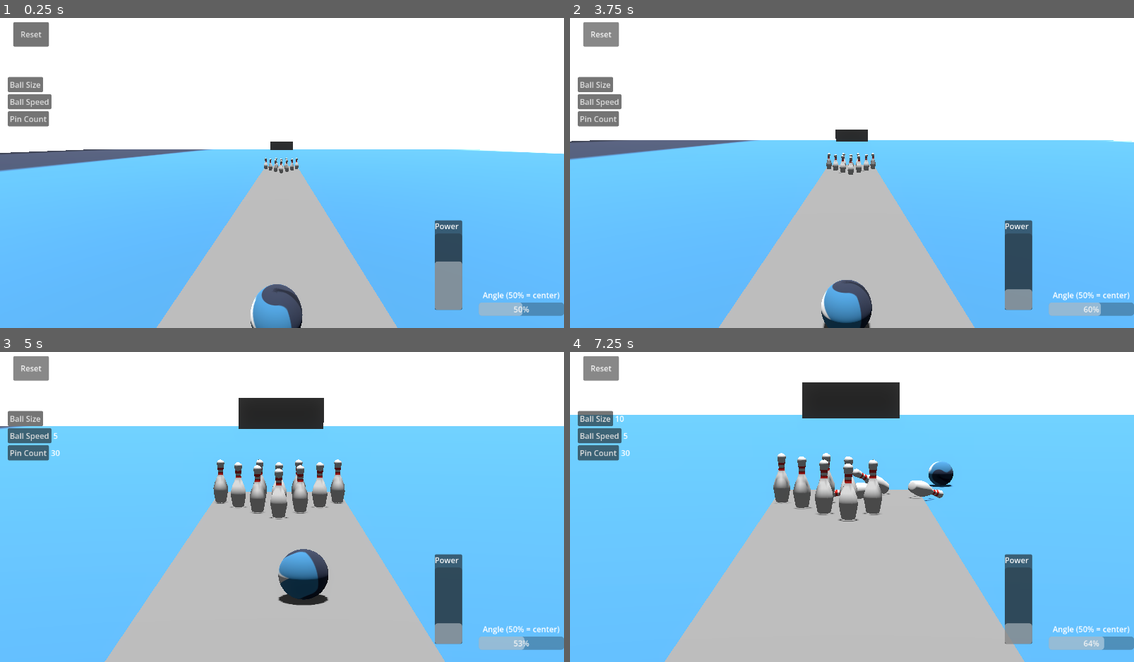
Above: before the commit, frames 1-4 (two rows, left to right).
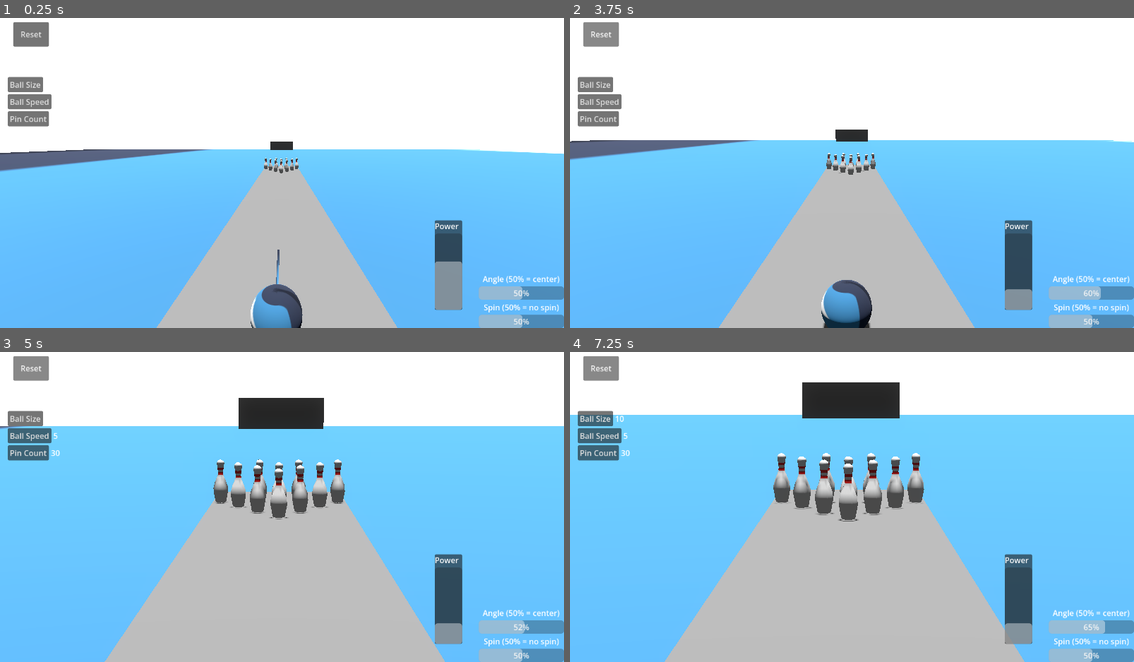
Above: after the commit, the same moments.

Repository: twincannon/RogueBowl
Game: Godot game, scene res://scenes/main.tscn
Same seed, same stepped clock (60 frames per second), same inputs: the game is played once before the commit and once after it. The engine's default icon, where the game draws it, is replaced by a stand-in: a white triangle on a blue panel in a dark square.
Inputs:
- Up to frame 1 (0.25 s): no input
- Up to frame 2 (3.75 s): click "Ball Size" at 0.5 s; click "Ball Speed" at 1.25 s; click "Pin Count" at 2 s; click "Reset" at 2.75 s; hold E (angle_right) from 3.53 s (still down); hold Space (launch) from 3.53 s (still down)
- Up to frame 3 (5 s): release E (angle_right) at 4.28 s; release Space (launch) at 4.28 s; hold Q (angle_left) from 4.28 s (still down); tap Space (launch) at 4.35 s
- Up to frame 4 (7.25 s): release Q (angle_left) at 5.03 s; hold Space (launch) 5.03-5.78 s; hold E (angle_right) 5.03-6.53 s; tap Space (launch) at 5.85 s; hold Q (angle_left) from 6.53 s (still down); hold Space (launch) from 6.53 s (still down); tap P (cheat_addpins, bound only after the commit) at 7.15 s

The runs differ from the first frame. In frame 1, 2.0% of the frame differs, in the area x 48-100%, y 74-100%; in frame 2, 2.0%; in frame 3, 3.3%, in the area x 49-100%, y 63-100%; in frame 4, 3.3%.

Commit message:
ball angle vs spin

Diff:
--- a/project.godot
+++ b/project.godot
@@ -8,11 +8,15 @@
 
 config_version=5
 
+[animation]
+
+compatibility/default_parent_skeleton_in_mesh_instance_3d=true
+
 [application]
 
 config/name="RogueBowl"
 run/main_scene="uid://cj3x40lddhc8i"
-config/features=PackedStringArray("4.4", "Forward Plus")
+config/features=PackedStringArray("4.7", "Forward Plus")
 config/icon="res://icon.svg"
 
 [autoload]
@@ -47,6 +51,21 @@
 "events": [Object(InputEventKey,"resource_local_to_scene":false,"resource_name":"","device":-1,"window_id":0,"alt_press …(192 unchanged characters)…
 ]
 }
+cheat_addpins={
+"deadzone": 0.2,
+"events": [Object(InputEventKey,"resource_local_to_scene":false,"resource_name":"","device":-1,"window_id":0,"alt_pressed":false,"shift_pressed":false,"ctrl_pressed":false,"meta_pressed":false,"pressed":false,"keycode":0,"physical_keycode":80,"key_label":0,"unicode":112,"location":0,"echo":false,"script":null)
+]
+}
+spin_left={
+"deadzone": 0.2,
+"events": [Object(InputEventKey,"resource_local_to_scene":false,"resource_name":"","device":-1,"window_id":0,"alt_pressed":false,"shift_pressed":false,"ctrl_pressed":false,"meta_pressed":false,"pressed":false,"keycode":0,"physical_keycode":90,"key_label":0,"unicode":122,"location":0,"echo":false,"script":null)
+]
+}
+spin_right={
+"deadzone": 0.2,
+"events": [Object(InputEventKey,"resource_local_to_scene":false,"resource_name":"","device":-1,"window_id":0,"alt_pressed":false,"shift_pressed":false,"ctrl_pressed":false,"meta_pressed":false,"pressed":false,"keycode":0,"physical_keycode":67,"key_label":0,"unicode":99,"location":0,"echo":false,"script":null)
+]
+}
 
 [physics]
 
--- a/scenes/main.tscn
+++ b/scenes/main.tscn
@@ -1,8 +1,9 @@
-[gd_scene load_steps=15 format=3 uid="uid://cj3x40lddhc8i"]
+[gd_scene format=3 uid="uid://cj3x40lddhc8i"]
 
 [ext_resource type="Script" uid="uid://vv24md2o1t80" path="res://scripts/main.gd" id="1_sugp2"]
 [ext_resource type="Script" uid="uid://dg2f7xwwelr8y" path="res://scripts/power_bar.gd" id="2_0wfyh"]
 [ext_resource type="Texture2D" uid="uid://cc4csmm2nkshq" path="res://icon.svg" id="2_sugp2"]
+[ext_resource type="Script" uid="uid://i2xaq74kgncq" path="res://scripts/ball.gd" id="3_tbgi4"]
 [ext_resource type="PackedScene" uid="uid://xbgjfi7jj0et" path="res://scenes/ui/upgrade_button.tscn" id="4_jyhfs"]
 
 [sub_resource type="BoxMesh" id="BoxMesh_sgp6g"]
@@ -36,73 +37,85 @@
 [sub_resource type="SphereMesh" id="SphereMesh_o5qli"]
 material = SubResource("StandardMaterial3D_jyhfs")
 
-[node name="Node3D" type="Node3D"]
+[sub_resource type="CylinderMesh" id="CylinderMesh_f4vxy"]
+
+[sub_resource type="StandardMaterial3D" id="StandardMaterial3D_tbgi4"]
+albedo_texture = ExtResource("2_sugp2")
+
+[node name="Node3D" type="Node3D" unique_id=802985233]
 script = ExtResource("1_sugp2")
 
-[node name="Camera3D" type="Camera3D" parent="."]
+[node name="Camera3D" type="Camera3D" parent="." unique_id=1028797784]
 transform = Transform3D(-4.10907e-08, 0.131547, -0.99131, -1.49079e-08, 0.99131, 0.131547, 1, 2.01837e-08, -3.87725e-08, -26.0622, 3.93333, 0.10726)
 current = true
 
-[node name="Alley" type="StaticBody3D" parent="."]
-
-[node name="MeshInstance3D" type="MeshInstance3D" parent="Alley"]
+[node name="Alley" type="StaticBody3D" parent="." unique_id=771148369]
+
+[node name="MeshInstance3D" type="MeshInstance3D" parent="Alley" unique_id=1462448372]
 transform = Transform3D(32.7102, 0, 0, 0, 0.120397, 0, 0, 0, 5.16732, -8.81691, -0.0719677, 0)
 mesh = SubResource("BoxMesh_sgp6g")
 skeleton = NodePath("../..")
 
-[node name="CollisionShape3D" type="CollisionShape3D" parent="Alley"]
+[node name="CollisionShape3D" type="CollisionShape3D" parent="Alley" unique_id=1800773845]
 transform = Transform3D(32.7102, 0, 0, 0, 0.120397, 0, 0, 0, 5.16732, -8.81691, -0.0719677, 0)
 shape = SubResource("ConcavePolygonShape3D_sugp2")
 
-[node name="BackWall" type="StaticBody3D" parent="."]
+[node name="BackWall" type="StaticBody3D" parent="." unique_id=309278797]
 transform = Transform3D(1, 0, 0, 0, 1, 0, 0, 0, 1, 82.974, 0, 0)
 
-[node name="MeshInstance3D" type="MeshInstance3D" parent="BackWall"]
+[node name="MeshInstance3D" type="MeshInstance3D" parent="BackWall" unique_id=1758736280]
 transform = Transform3D(1.99928, 0, 0, 0, 8.3343, 0, 0, 0, 11.6503, 0, 0, 0)
 mesh = SubResource("BoxMesh_sugp2")
 skeleton = NodePath("../..")
 
-[node name="CollisionShape3D" type="CollisionShape3D" parent="BackWall"]
+[node name="CollisionShape3D" type="CollisionShape3D" parent="BackWall" unique_id=883643274]
 transform = Transform3D(1.99928, 0, 0, 0, 8.3343, 0, 0, 0, 11.6503, 0, 0, 0)
 shape = SubResource("ConcavePolygonShape3D_sugp2")
 
-[node name="FloorBig" type="StaticBody3D" parent="."]
+[node name="FloorBig" type="StaticBody3D" parent="." unique_id=198299293]
 transform = Transform3D(1, 0, 0, 0, 1, 0, 0, 0, 1, 0, -0.109205, 0)
 
-[node name="MeshInstance3D" type="MeshInstance3D" parent="FloorBig"]
+[node name="MeshInstance3D" type="MeshInstance3D" parent="FloorBig" unique_id=1598792628]
 transform = Transform3D(207.466, 0, 0, 0, 0.120397, 0, 0, 0, 212.146, -8.81691, -0.0719677, 0)
 mesh = SubResource("BoxMesh_jyhfs")
 skeleton = NodePath("../..")
 
-[node name="CollisionShape3D" type="CollisionShape3D" parent="FloorBig"]
+[node name="CollisionShape3D" type="CollisionShape3D" parent="FloorBig" unique_id=1624940216]
 transform = Transform3D(207.466, 0, 0, 0, 0.120397, 0, 0, 0, 212.146, -8.81691, -0.0719677, 0)
 shape = SubResource("ConcavePolygonShape3D_sugp2")
 
-[node name="DirectionalLight3D" type="DirectionalLight3D" parent="."]
+[node name="DirectionalLight3D" type="DirectionalLight3D" parent="." unique_id=2081065197]
 transform = Transform3D(1, 0, 0, 0, -4.37114e-08, 1, 0, -1, -4.37114e-08, 0, 5.86394, 0)
 shadow_enabled = true
 
-[node name="WorldEnvironment" type="WorldEnvironment" parent="."]
+[node name="WorldEnvironment" type="WorldEnvironment" parent="." unique_id=221745735]
 environment = SubResource("Environment_sgp6g")
 
-[node name="Ball" type="RigidBody3D" parent="."]
+[node name="Ball" type="RigidBody3D" parent="." unique_id=216638530]
 unique_name_in_owner = true
 transform = Transform3D(1, 0, 0, 0, 1, 0, 0, 0, 1, -22.4802, 0.652723, 0)
 mass = 20.0
 freeze = true
 continuous_cd = true
-
-[node name="BallShape" type="CollisionShape3D" parent="Ball"]
+script = ExtResource("3_tbgi4")
+
+[node name="BallShape" type="CollisionShape3D" parent="Ball" unique_id=797197612]
 shape = SubResource("SphereShape3D_sgp6g")
 
-[node name="BallMesh" type="MeshInstance3D" parent="Ball"]
+[node name="BallMesh" type="MeshInstance3D" parent="Ball" unique_id=2123557210]
 mesh = SubResource("SphereMesh_o5qli")
 
-[node name="BowlingPinRoot" type="Node3D" parent="."]
-
-[node name="CanvasLayer" type="CanvasLayer" parent="."]
-
-[node name="Control" type="Control" parent="CanvasLayer"]
+[node name="Arrow" type="MeshInstance3D" parent="Ball" unique_id=1711341772]
+transform = Transform3D(2.7428992e-09, 1, 0, 0.06275022, -4.371139e-08, 0, 0, 0, -0.06275022, 1.332943, 0, 0)
+cast_shadow = 0
+mesh = SubResource("CylinderMesh_f4vxy")
+surface_material_override/0 = SubResource("StandardMaterial3D_tbgi4")
+
+[node name="BowlingPinRoot" type="Node3D" parent="." unique_id=1975115711]
+
+[node name="CanvasLayer" type="CanvasLayer" parent="." unique_id=1652745976]
+
+[node name="Control" type="Control" parent="CanvasLayer" unique_id=1167624158]
 layout_mode = 3
 anchors_preset = 15
 anchor_right = 1.0
@@ -110,7 +123,7 @@
 grow_horizontal = 2
 grow_vertical = 2
 
-[node name="PanelContainer" type="PanelContainer" parent="CanvasLayer/Control"]
+[node name="PanelContainer" type="PanelContainer" parent="CanvasLayer/Control" unique_id=1046913463]
 layout_mode = 1
 anchors_preset = 3
 anchor_left = 1.0
@@ -124,14 +137,14 @@
 grow_horizontal = 0
 grow_vertical = 0
 
-[node name="VBoxContainer" type="VBoxContainer" parent="CanvasLayer/Control/PanelContainer"]
-layout_mode = 2
-
-[node name="Label" type="Label" parent="CanvasLayer/Control/PanelContainer/VBoxContainer"]
+[node name="VBoxContainer" type="VBoxContainer" parent="CanvasLayer/Control/PanelContainer" unique_id=1393909275]
+layout_mode = 2
+
+[node name="Label" type="Label" parent="CanvasLayer/Control/PanelContainer/VBoxContainer" unique_id=420565878]
 layout_mode = 2
 text = "Power"
 
-[node name="PowerBar" type="ProgressBar" parent="CanvasLayer/Control/PanelContainer/VBoxContainer"]
+[node name="PowerBar" type="ProgressBar" parent="CanvasLayer/Control/PanelContainer/VBoxContainer" unique_id=673653980]
 unique_name_in_owner = true
 layout_mode = 2
 size_flags_vertical = 3
@@ -142,7 +155,7 @@
 show_percentage = false
 script = ExtResource("2_0wfyh")
 
-[node name="VBoxContainer" type="VBoxContainer" parent="CanvasLayer/Control"]
+[node name="VBoxContainer" type="VBoxContainer" parent="CanvasLayer/Control" unique_id=787157587]
 layout_mode = 1
 anchors_preset = 3
 anchor_left = 1.0
@@ -154,44 +167,55 @@
 grow_horizontal = 0
 grow_vertical = 0
 
-[node name="Label" type="Label" parent="CanvasLayer/Control/VBoxContainer"]
+[node name="Label" type="Label" parent="CanvasLayer/Control/VBoxContainer" unique_id=530066445]
 layout_mode = 2
 text = "Angle (50% = center)"
 horizontal_alignment = 1
 
-[node name="AngleBar" type="ProgressBar" parent="CanvasLayer/Control/VBoxContainer"]
-unique_name_in_owner = true
-layout_mode = 2
-min_value = -10.0
-max_value = 10.0
-
-[node name="UpgradeContainer" type="VBoxContainer" parent="CanvasLayer/Control"]
+[node name="AngleBar" type="ProgressBar" parent="CanvasLayer/Control/VBoxContainer" unique_id=1703660816]
+unique_name_in_owner = true
+layout_mode = 2
+min_value = -20.0
+max_value = 20.0
+
+[node name="Label2" type="Label" parent="CanvasLayer/Control/VBoxContainer" unique_id=2139171652]
+layout_mode = 2
+text = "Spin (50% = no spin)"
+horizontal_alignment = 1
+
+[node name="SpinBar" type="ProgressBar" parent="CanvasLayer/Control/VBoxContainer" unique_id=838024040]
+unique_name_in_owner = true
+layout_mode = 2
+min_value = -20.0
+max_value = 20.0
+
+[node name="UpgradeContainer" type="VBoxContainer" parent="CanvasLayer/Control" unique_id=944079471]
 layout_mode = 0
 offset_left = 16.0
 offset_top = 108.0
 offset_right = 157.0
 offset_bottom = 468.0
 
-[node name="Label" type="Label" parent="CanvasLayer/Control/UpgradeContainer"]
+[node name="Label" type="Label" parent="CanvasLayer/Control/UpgradeContainer" unique_id=1579360550]
 layout_mode = 2
 text = "Upgrade - Pin Cost"
 
-[node name="HBoxContainer" parent="CanvasLayer/Control/UpgradeContainer" instance=ExtResource("4_jyhfs")]
+[node name="HBoxContainer" parent="CanvasLayer/Control/UpgradeContainer" unique_id=2063140350 instance=ExtResource("4_jyhfs")]
 layout_mode = 2
 button_text = "Ball Size"
 cost = 10
 
-[node name="HBoxContainer2" parent="CanvasLayer/Control/UpgradeContainer" instance=ExtResource("4_jyhfs")]
+[node name="HBoxContainer2" parent="CanvasLayer/Control/UpgradeContainer" unique_id=1968492527 instance=ExtResource("4_jyhfs")]
 layout_mode = 2
 button_text = "Ball Speed"
 cost = 5
 
-[node name="HBoxContainer3" parent="CanvasLayer/Control/UpgradeContainer" instance=ExtResource("4_jyhfs")]
+[node name="HBoxContainer3" parent="CanvasLayer/Control/UpgradeContainer" unique_id=2045938470 instance=ExtResource("4_jyhfs")]
 layout_mode = 2
 button_text = "Pin Count"
 cost = 30
 
-[node name="Label" type="Label" parent="CanvasLayer/Control"]
+[node name="Label" type="Label" parent="CanvasLayer/Control" unique_id=1027351973]
 layout_mode = 1
 anchors_preset = 1
 anchor_left = 1.0
@@ -203,16 +227,17 @@
 grow_horizontal = 0
 text = "A/D to adjust position
 Q/E to adjust angle
+Z/C to adjust spin
 Spacebar to launch"
 
-[node name="Button" type="Button" parent="CanvasLayer"]
+[node name="Button" type="Button" parent="CanvasLayer" unique_id=1147933242]
 offset_left = 27.0
 offset_top = 23.0
 offset_right = 100.0
 offset_bottom = 73.0
 text = "Reset"
 
-[node name="PinsLabel" type="Label" parent="CanvasLayer"]
+[node name="PinsLabel" type="Label" parent="CanvasLayer" unique_id=379954495]
 unique_name_in_owner = true
 offset_left = 135.0
 offset_top = 27.0
--- /dev/null
+++ b/scripts/ball.gd
@@ -0,0 +1,22 @@
+extends RigidBody3D
+
+@onready var arrow := $Arrow
+
+var launched := false
+
+func update_arrow(angle_degrees: float):
+	arrow.rotation_degrees.y = angle_degrees
+
+func launch(power:float, spin:float):
+	arrow.visible = false
+	launched = true
+	set_freeze_enabled(false)
+
+	var speed = power * SaveGame.ball_vel_scale
+	var local_vel = Vector3(speed, 0.0, 0.0)
+	var world_vel:Vector3 = global_transform.basis * local_vel
+	set_axis_velocity(world_vel)
+
+	const SPIN_BAR_MULTIPLIER_BY_VEL = 0.1
+	var spin_multi_by_vel:float = world_vel.length() * SPIN_BAR_MULTIPLIER_BY_VEL
+	angular_velocity.x = spin * (1.0 + spin_multi_by_vel)
--- a/scripts/main.gd
+++ b/scripts/main.gd
@@ -2,7 +2,6 @@
 
 var bowling_pin_scene = preload("res://scenes/bowling_pin.tscn")
 var pins:Array[BowlingPin]
-var launched := false
 
 func _ready() -> void:
 
@@ -50,13 +49,13 @@
 	return positions
 
 func _process(delta: float) -> void:
-	if launched:
+	if %Ball.launched:
 		$Camera3D.fov = lerpf($Camera3D.fov, 20.0, 2.0 * delta)
 
 	%PinsLabel.text = "Pins: " + str(SaveGame.pins)
 
 func _physics_process(delta: float) -> void:
-	if !launched:
+	if !%Ball.launched:
 		if Input.is_action_pressed("move_left"):
 			var t = %Ball.get_transform()
 			t.origin.z -= 1 * delta
@@ -66,31 +65,40 @@
 			t.origin.z += 1 * delta
 			%Ball.set_transform(t)
 
+	if Input.is_action_pressed("spin_left"):
+		%SpinBar.value -= 20 * delta
+	if Input.is_action_pressed("spin_right"):
+		%SpinBar.value += 20 * delta
+
 	if Input.is_action_pressed("angle_left"):
-		%AngleBar.value -= 10 * delta
+		%AngleBar.value -= 20 * delta
 	if Input.is_action_pressed("angle_right"):
-		%AngleBar.value += 10 * delta
+		%AngleBar.value += 20 * delta
+
+	%Ball.rotation_degrees.y = -%AngleBar.value
 
 	if Global.has_object_stopped_moving(%Ball):
 		%Ball.set_freeze_enabled(true)
 
 	var any_pin_moving = false
-	if launched:
+	if %Ball.launched:
 		for pin in pins:
 			if pin.is_pin_moving():
 				any_pin_moving = true
 				break
-	if launched and !any_pin_moving and %Ball.is_freeze_enabled():
+	if %Ball.launched and !any_pin_moving and %Ball.is_freeze_enabled():
 		get_tree().change_scene_to_file("res://scenes/main.tscn")
 
 func _input(event):
 	if event.is_action_pressed("launch"):
-		launched = true
-		%Ball.set_freeze_enabled(false)
-		%Ball.set_axis_velocity(Vector3(%PowerBar.value * SaveGame.ball_vel_scale, 0.0, 0.0))
-		%Ball.angular_velocity.x = %AngleBar.value
+		%Ball.launch(%PowerBar.value, %SpinBar.value)
+
 		%PowerBar.paused = true
 		get_tree().create_timer(10.0).timeout.connect(on_ball_timeout.bind())
+
+func _unhandled_input(event: InputEvent) -> void:
+	if event.is_action_pressed("cheat_addpins"):
+		SaveGame.pins += 1000
 
 func on_ball_timeout():
 	%Ball.set_freeze_enabled(true)
Not shown, added: scripts/ball.gd.uid
